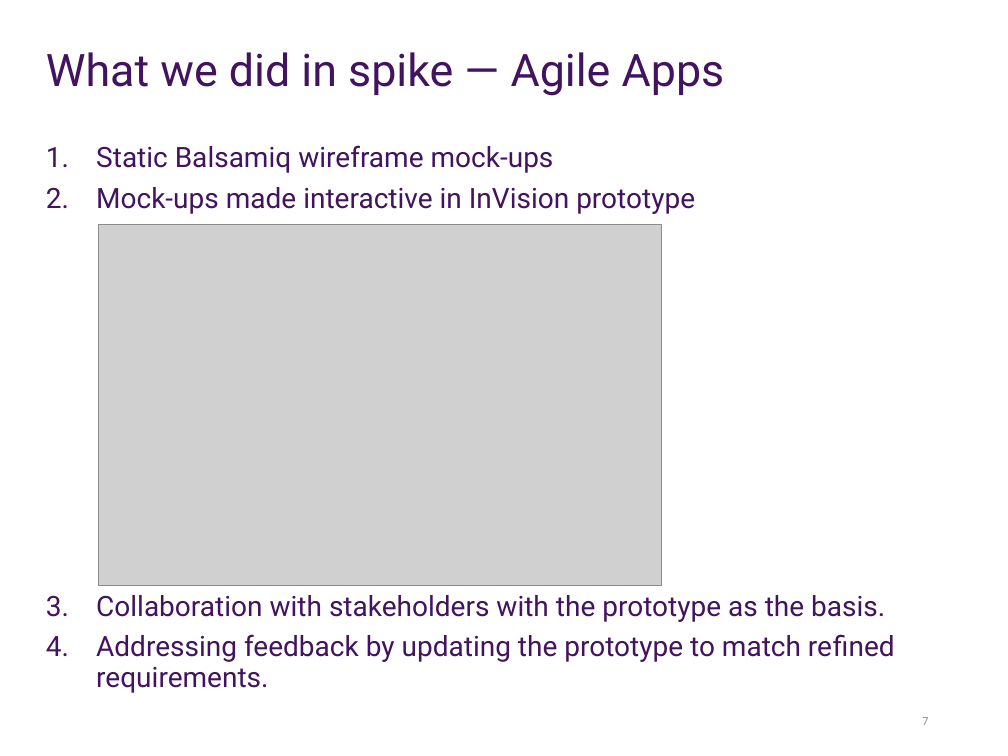
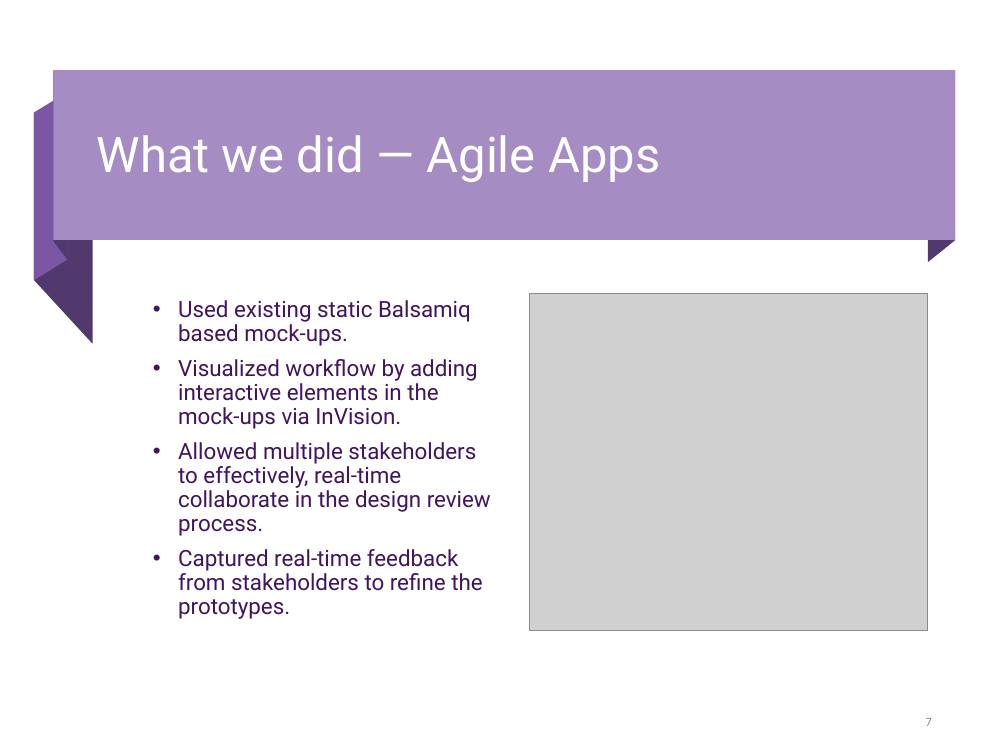
Before and after one commit to saranshbansal/my-mule, a slide deck: slide 7 of Invision Spike for Agile Apps and Analytics MI.pptx. Drawn at 1008x756 pixels with LibreOffice and Linux fonts; fonts in the diff are those of the drawing; grey boxes stand for pictures. Boxes give left, top, right and bottom in pixels: in the first picture for what was removed or moved away, otherwise in the second. Text is boxed around its words. In the diff, an @@ line names an element or a change of style, - is before the commit and + after.

```diff
--- a/Invision Spike for Agile Apps and Analytics MI.pptx
+++ b/Invision Spike for Agile Apps and Analytics MI.pptx
@@ group added at <box>34,71,956,344</box>: 4 freeform shapes, 1 rectangle @@
@@ title "What we did — Agile ..." at <box>97,135,660,182</box>: vertical alignment top to middle @@
@@ title at <box>97,135,660,182</box>: text changed; size 32 to 35 pt; text colour #42145F to #FFFFFF @@
-What we did in spike — Agile Apps
+What we did — Agile Apps
@@ picture: place and size @@
-picture at <box>99,225,661,586</box>
+picture at <box>529,293,927,631</box>
@@ text at <box>178,300,491,619</box>: text changed; size 20 to 16 pt @@
-1. Static Balsamiq wireframe mock-ups
-2. Mock-ups made interactive in InVision prototype
-3. Collaboration with stakeholders with the prototype as the basis.
-4. Addressing feedback by updating the prototype to match refined requirements.
+• Used existing static Balsamiq based mock-ups.
+• Visualized workflow by adding interactive elements in the mock-ups via InVision.
+• Allowed multiple stakeholders to effectively, real-time collaborate in the design review process.
+• Captured real-time feedback from stakeholders to refine the prototypes.
@@ page number at <box>926,718,932,726</box>: size 8 to 9 pt, font Roboto to Calibri, text colour #938C9D to #8C8C8C; more space between paragraphs @@
```
Also in this commit, not shown: 2 other slides changed, 3 slides removed.
